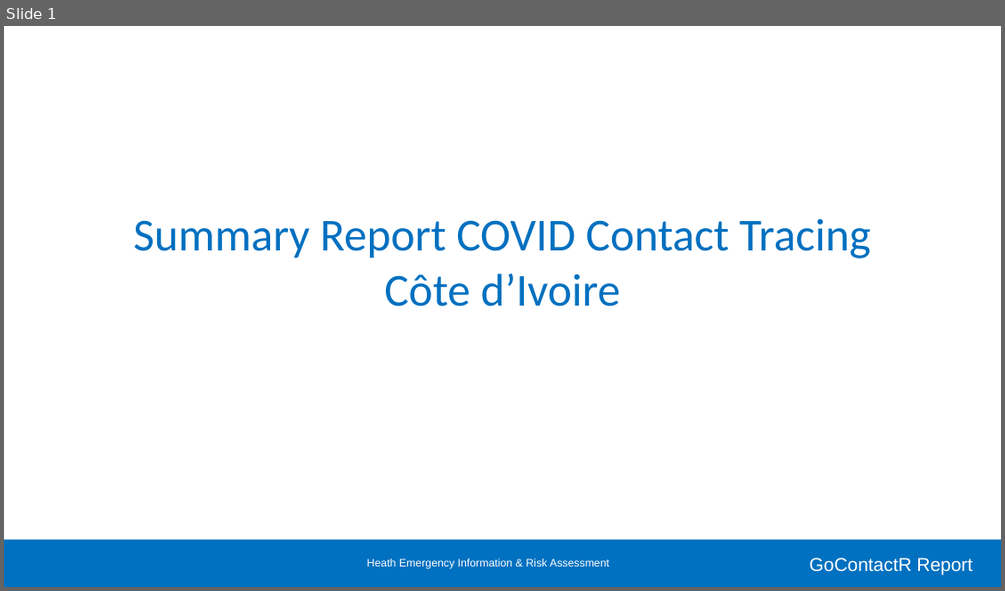
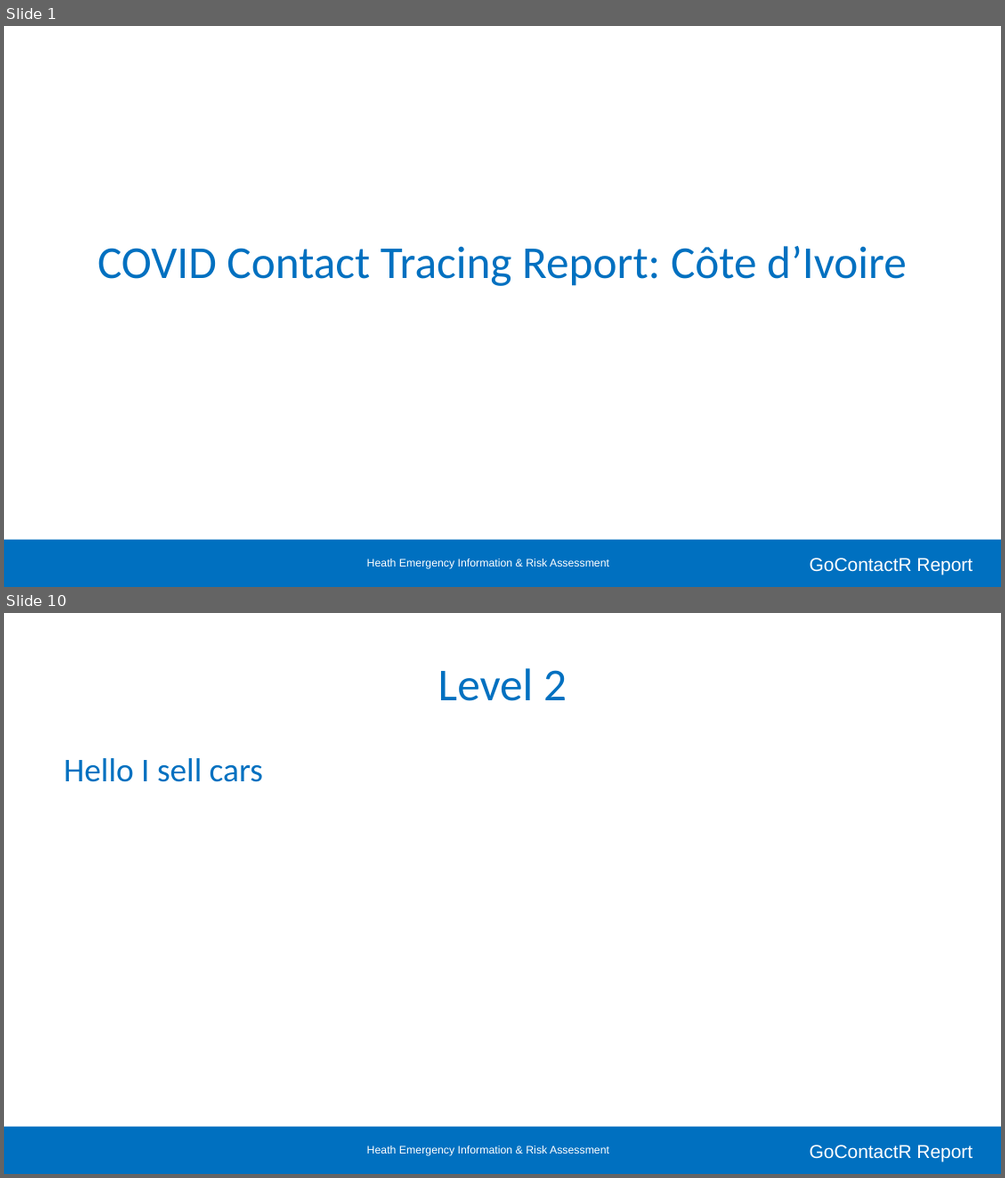
Before and after one commit to kendavidn/GoContactR, a slide deck: markdown/pptx_template.pptx. Shown one above the other, each under a label of ours: slide 1 before the commit, slides 1 and 10 after it; the slides between them are not shown. The pictures are 1005x591 and 1005x1178 pixels, drawn with LibreOffice and Linux fonts; fonts in the diff are those of the drawing; background and template pictures are left out. Boxes give left, top, right and bottom in pixels: in the first picture for what was removed or moved away, otherwise in the second. Text is boxed around its words. In the diff, an @@ line names an element or a change of style, - is before the commit and + after.

```diff
--- a/markdown/pptx_template.pptx
+++ b/markdown/pptx_template.pptx
@@ slide 10 added at (4,613,1001,1174), background #FFFFFF; not listed: 3 template elements that a slide beside it also shows @@
@@ title added at (438,668,566,701), 33 pt, text #0070C0 @@
+Level 2
@@ text added at (64,758,263,782), 24 pt, text #0070C0 @@
+Hello I sell cars
@@ slide 1 changed as well @@
@@ title at (97,246,906,286): text changed @@
-Summary Report COVID Contact Tracing Côte d’Ivoire
+COVID Contact Tracing Report: Côte d’Ivoire
```
Also in this commit, not shown: 14 other slides added, 2 slides removed, 35 other files.
